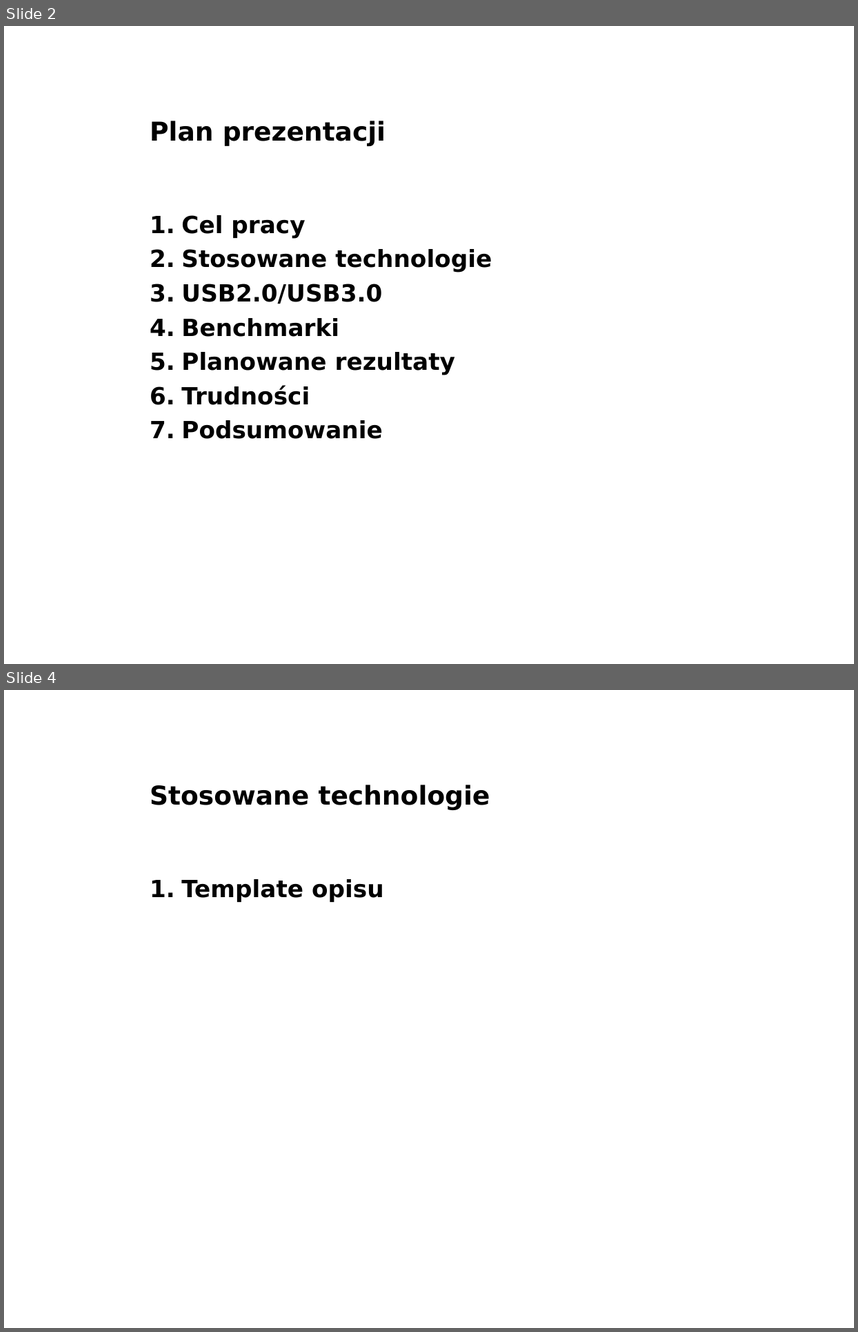
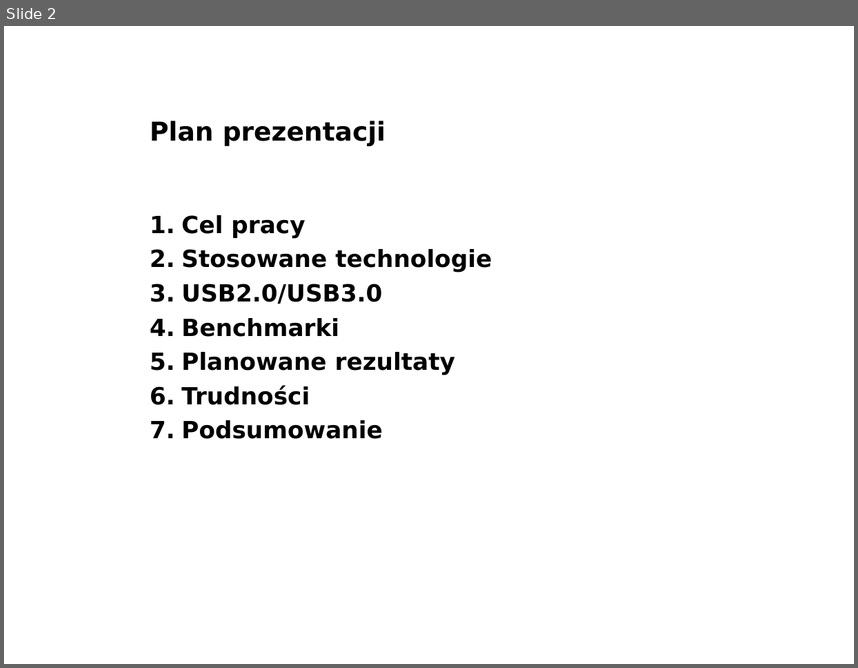
Before and after one commit to lpawlik91/USBSpeedTest, a slide deck: docs/seminaria1.ppt. Shown one above the other, each under a label of ours: slides 2 and 4 before the commit, slide 2 after it; the slides between them are not shown. The pictures are 858x1332 and 858x668 pixels, drawn with LibreOffice and Linux fonts; fonts in the diff are those of the drawing; background and template pictures are left out. Boxes give left, top, right and bottom in pixels: in the first picture for what was removed or moved away, otherwise in the second. Text is boxed around its words. In the diff, an @@ line names an element or a change of style, - is before the commit and + after.

```diff
--- a/docs/seminaria1.ppt
+++ b/docs/seminaria1.ppt
@@ slide 4 removed at (4, 690, 854, 1328), background picture (left out) @@
@@ title removed at (150, 785, 490, 810) @@
-Stosowane technologie
@@ text removed at (181, 879, 384, 902) @@
-1. Template opisu
```
Also in this commit, not shown: 3 slides changed, 6 slides added, 3 other slides removed.
